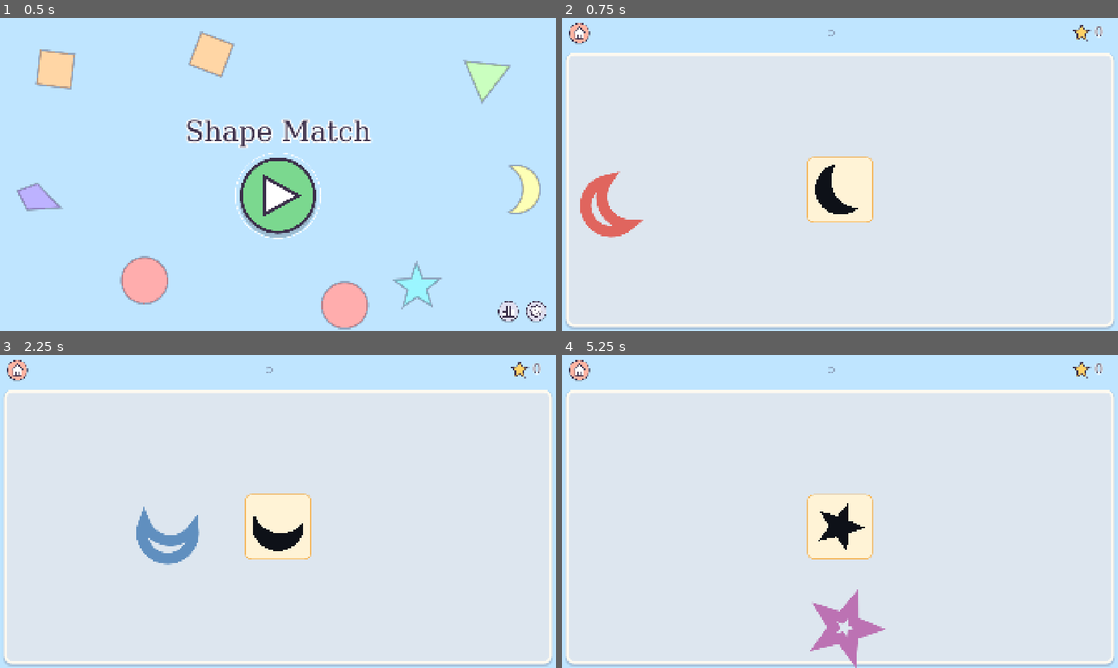
Above: before the commit, frames 1-4 (two rows, left to right).
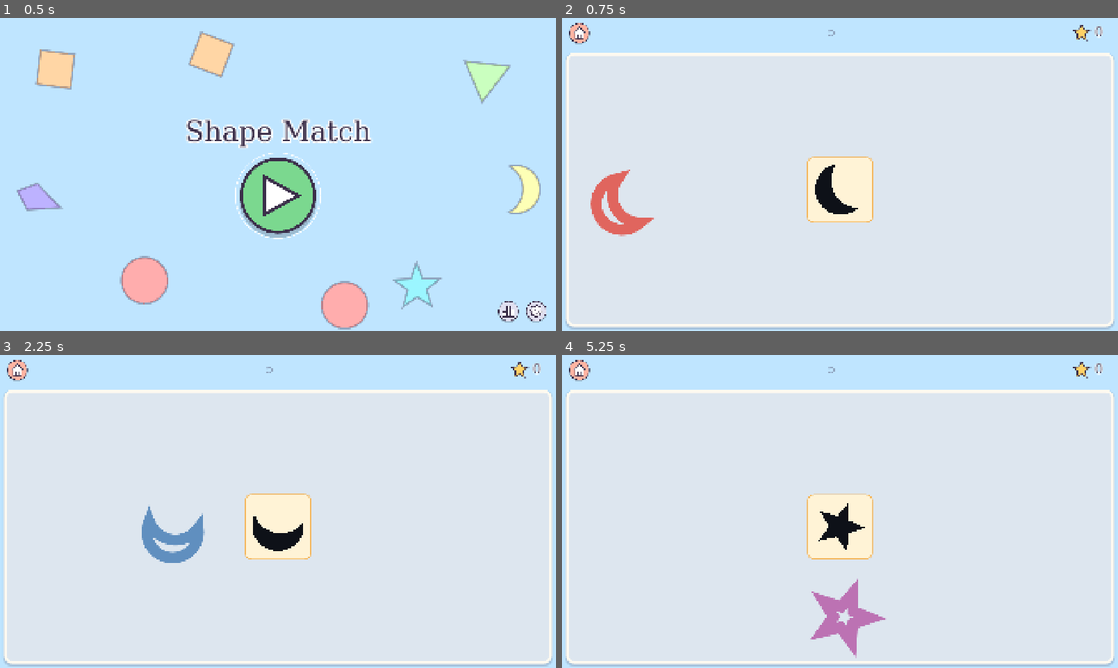
Above: after the commit, the same moments.

Repository: ooooonnnnn/Colorblind-Shape-Match
Game: Godot game, scene res://menu.tscn
Two runs of this game, one before a commit and one after it. Both use one fixed random seed, a clock stepped at 60 frames per second and the inputs below.
Inputs (mouse positions are in pixels of both pictures, inside the frame that each line leads up to):
- Up to frame 1 (0.5 s): no input
- Up to frame 2 (0.75 s): click (840, 196) at 0.5 s
- Up to frame 3 (2.25 s): click (16, 370) at 1.25 s; click (278, 533) at 2 s
- Up to frame 4 (5.25 s): click (578, 370) at 2.75 s; click (1067, 649) at 3.5 s; click (1067, 649) at 4.25 s; click (840, 533) at 5 s

Frame 1 is identical in both runs. In frame 2, 1.1% of the frame differs, in the area x 3-17%, y 48-71%; in frame 3, 0.6%; in frame 4, 1.1%, in the area x 44-59%, y 71-100%.

Commit message:
Keep spawned pieces clear of the board's edge
Pieces are placed with room for their biggest touched size (x1.2) plus a 16 px strip of full-size dots, so they never poke past or get cut by the edge of the dot filter.

Co-Authored-By: Claude Opus 5.5 (1M context) <noreply@anthropic.com>

Diff:
--- a/scripts/main.gd
+++ b/scripts/main.gd
@@ -7,6 +7,8 @@
 const DRAG_THRESHOLD := 6.0  # px of movement before a press counts as a drag
 const SPACING := 16.0        # px of clear space between bounding circles at the start of a level
 const TRAY_PADDING := 24.0   # px between the holes' bounding circles and the tray edge
+const EDGE_GROWTH := 1.2     # pieces swell up to this when pressed, squished or picked up
+const EDGE_GAP := 16.0       # px of full-size dots kept between a piece and the board's edge
 const CHIME_STEPS := [0, 2, 4, 5, 7, 9, 11]  # major scale, in semitones
 
 @onready var content: VBoxContainer = $Content
@@ -131,8 +133,10 @@
 func _free_spot(spots: Array[Vector2], radii: Array[float], keep_out: Rect2) -> Vector2:
 	var r := radii[spots.size()]
 	var blocked := keep_out.grow(r + SPACING)
+	# Room for the piece at its biggest, so it never pokes past the dots.
+	var edge := r * EDGE_GROWTH + EDGE_GAP
 	for _try in 200:
-		var c := Vector2(randf_range(r, board_size.x - r), randf_range(r, board_size.y - r))
+		var c := Vector2(randf_range(edge, board_size.x - edge), randf_range(edge, board_size.y - edge))
 		if blocked.has_point(c):
 			continue
 		var free := true
